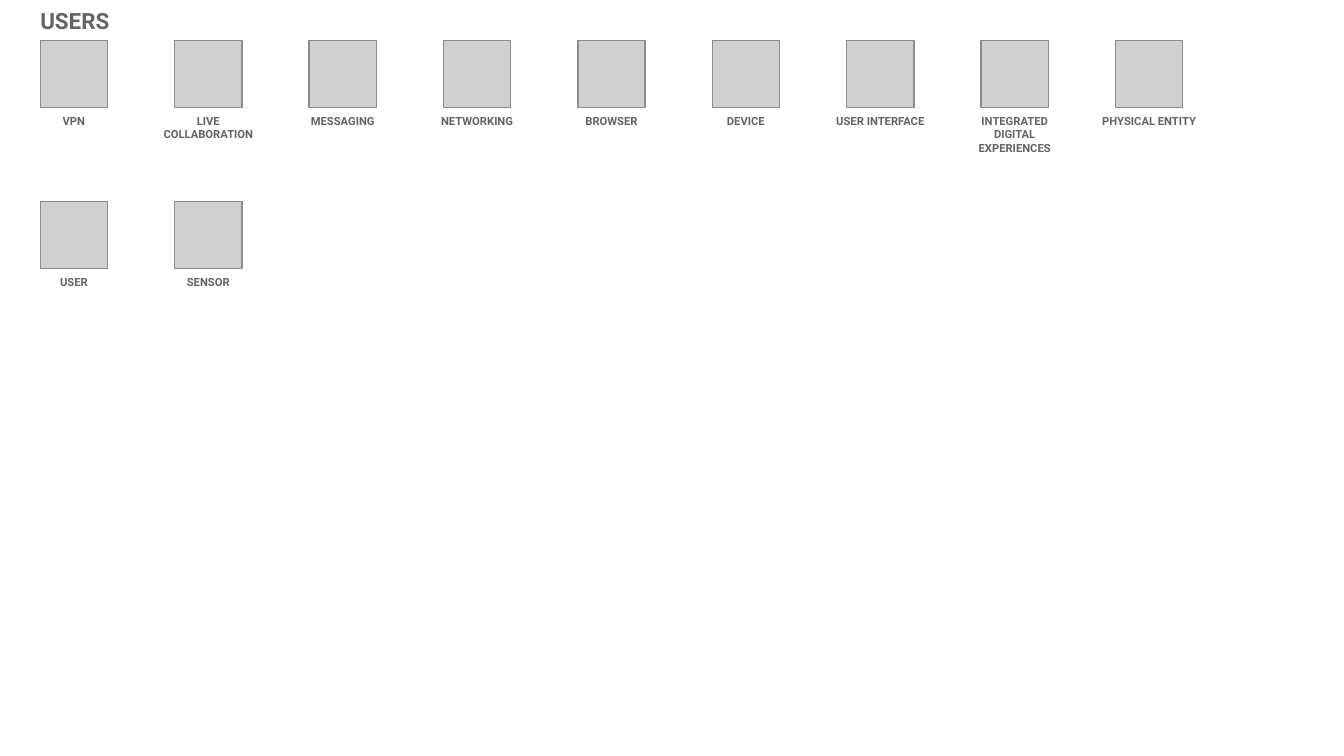
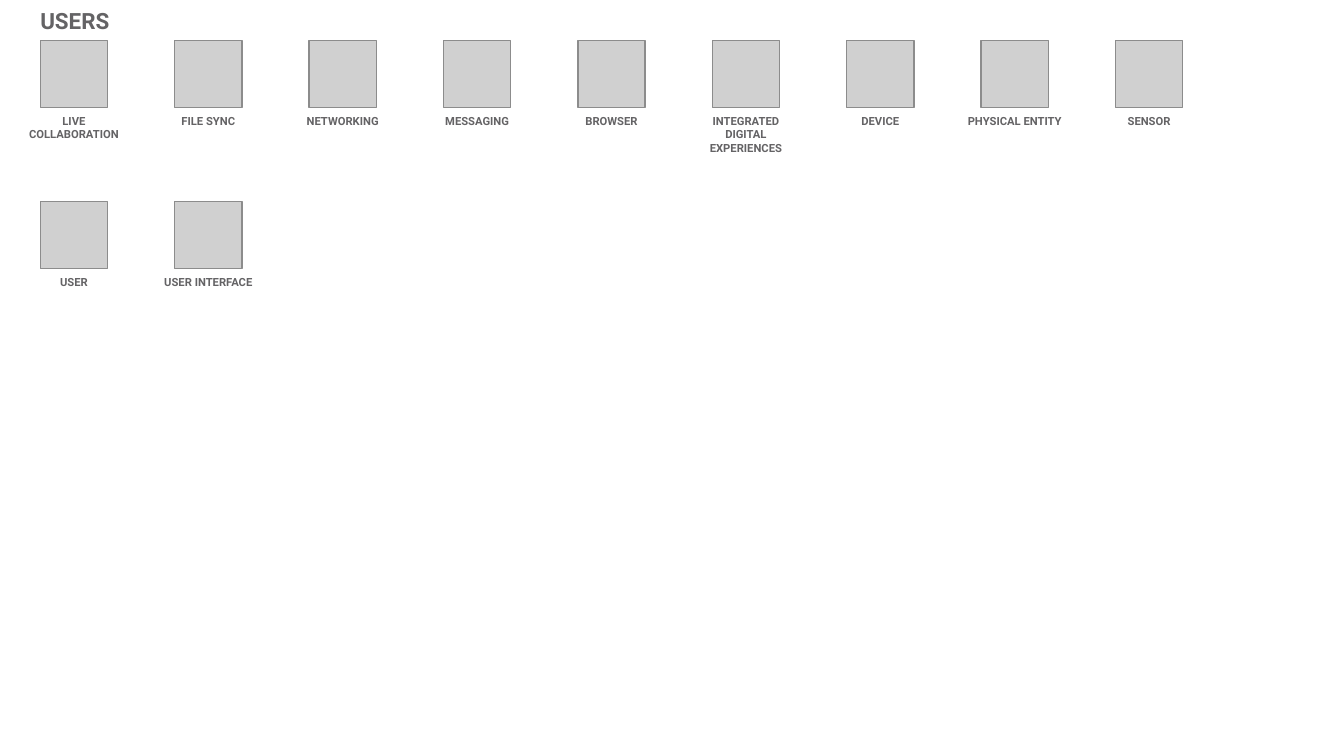
Before and after one commit to l2fprod/myarchitecture, a slide deck: slide 22 of mycatalog-architecture-diagram-template.pptx. Drawn at 1344x756 pixels with LibreOffice and Linux fonts; fonts in the diff are those of the drawing; grey boxes stand for pictures. Boxes give left, top, right and bottom in pixels: in the first picture for what was removed or moved away, otherwise in the second. Text is boxed around its words. In the diff, an @@ line names an element or a change of style, - is before the commit and + after.

```diff
--- a/mycatalog-architecture-diagram-template.pptx
+++ b/mycatalog-architecture-diagram-template.pptx
@@ text removed at <box>63,117,85,125</box> @@
-VPN
@@ text added at <box>181,117,235,125</box>, 6 pt, text #646365, bold @@
+FILE SYNC
@@ text "MESSAGING": place and size @@
-text "MESSAGING" at <box>311,117,375,125</box>
+text "MESSAGING" at <box>445,117,509,125</box>
@@ text "INTEGRATED DIGITAL EXPERIENCES": place and size @@
-text "INTEGRATED DIGITAL EXPERIENCES" at <box>979,117,1051,152</box>
+text "INTEGRATED DIGITAL EXPERIENCES" at <box>710,117,782,152</box>
@@ text "DEVICE": place and size @@
-text "DEVICE" at <box>727,117,765,125</box>
+text "DEVICE" at <box>861,117,899,125</box>
@@ text removed at <box>836,117,925,125</box> @@
-USER INTERFACE
@@ 3 texts: place and size @@
-3 texts at <box>164,117,1196,138</box>
+3 texts at <box>29,117,1062,138</box>
@@ text added at <box>1128,117,1171,125</box>, 6 pt, text #646365, bold @@
+SENSOR
@@ text at <box>164,278,253,286</box>: text changed @@
-SENSOR
+USER INTERFACE
```
Also in this commit, not shown: 18 other slides changed, 1 slide added, 1 slide removed.
